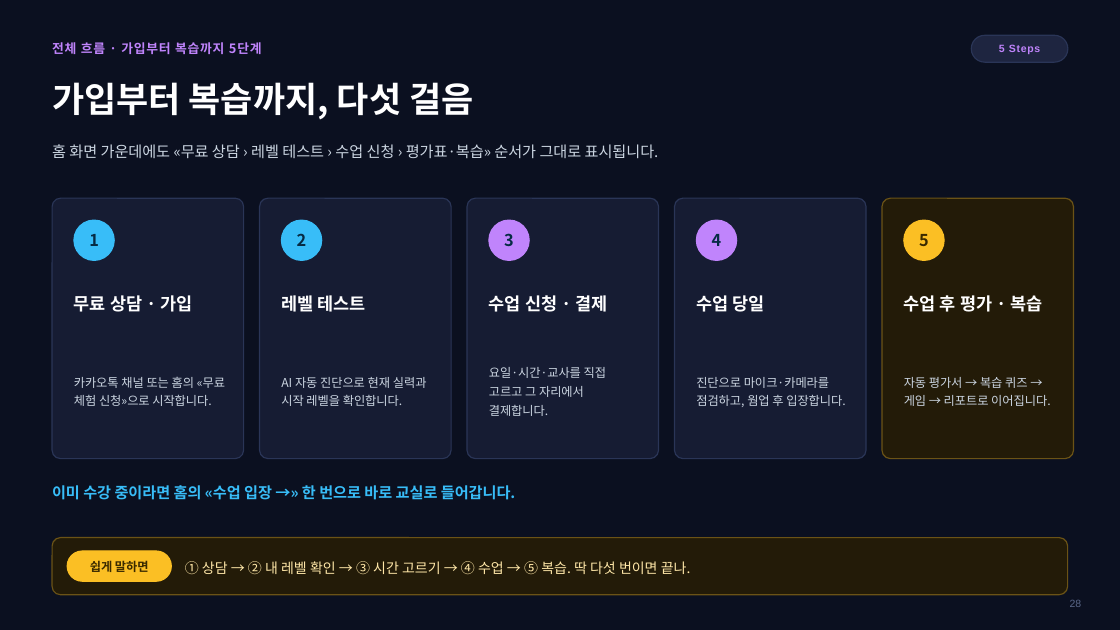
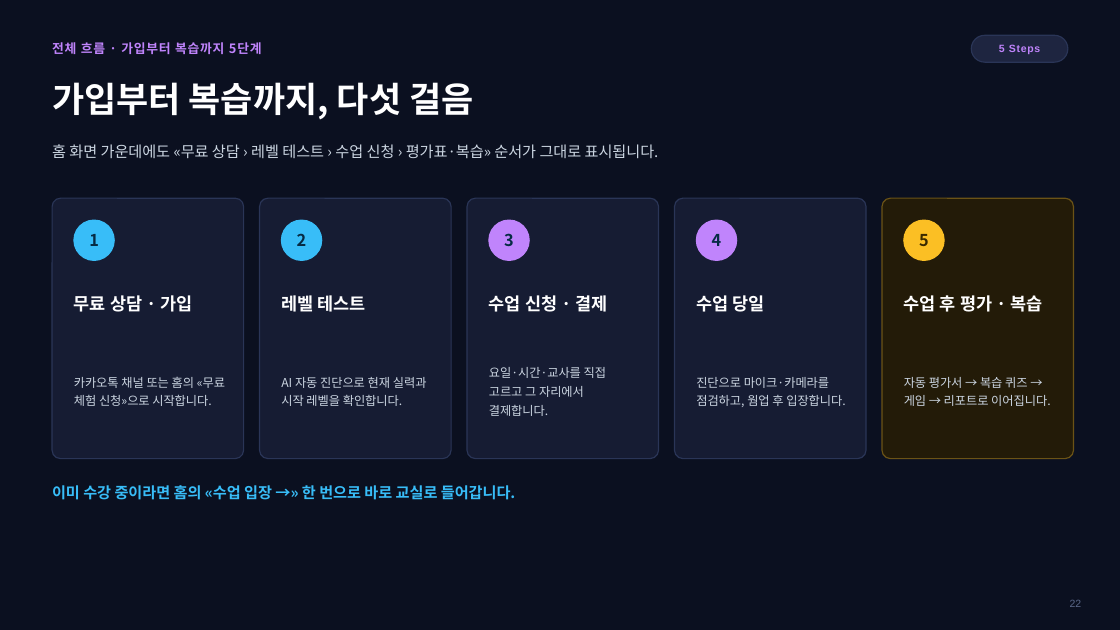
Before and after one commit to navy111p-sudo/mangoiweb, a slide deck: slide 22 of docs/MANGO_AI_안내_통합본_2026-08-17.pptx (slide 28 before the commit). Drawn at 1120x630 pixels with LibreOffice and Linux fonts; fonts in the diff are those of the drawing; background and template pictures are left out. Boxes give left, top, right and bottom in pixels: in the first picture for what was removed or moved away, otherwise in the second. Text is boxed around its words. In the diff, an @@ line names an element or a change of style, - is before the commit and + after.

```diff
--- a/docs/MANGO_AI_안내_통합본_2026-08-17.pptx
+++ b/docs/MANGO_AI_안내_통합본_2026-08-17.pptx
@@ rounded rectangle removed at (52, 538, 1068, 595) @@
@@ rounded rectangle removed at (67, 551, 171, 581) @@
@@ text removed at (90, 560, 149, 572) @@
-쉽게 말하면
@@ text removed at (185, 561, 691, 574) @@
-① 상담 → ② 내 레벨 확인 → ③ 시간 고르기 → ④ 수업 → ⑤ 복습. 딱 다섯 번이면 끝나.
```
Also in this commit, not shown: 34 other slides changed, 6 slides removed.
